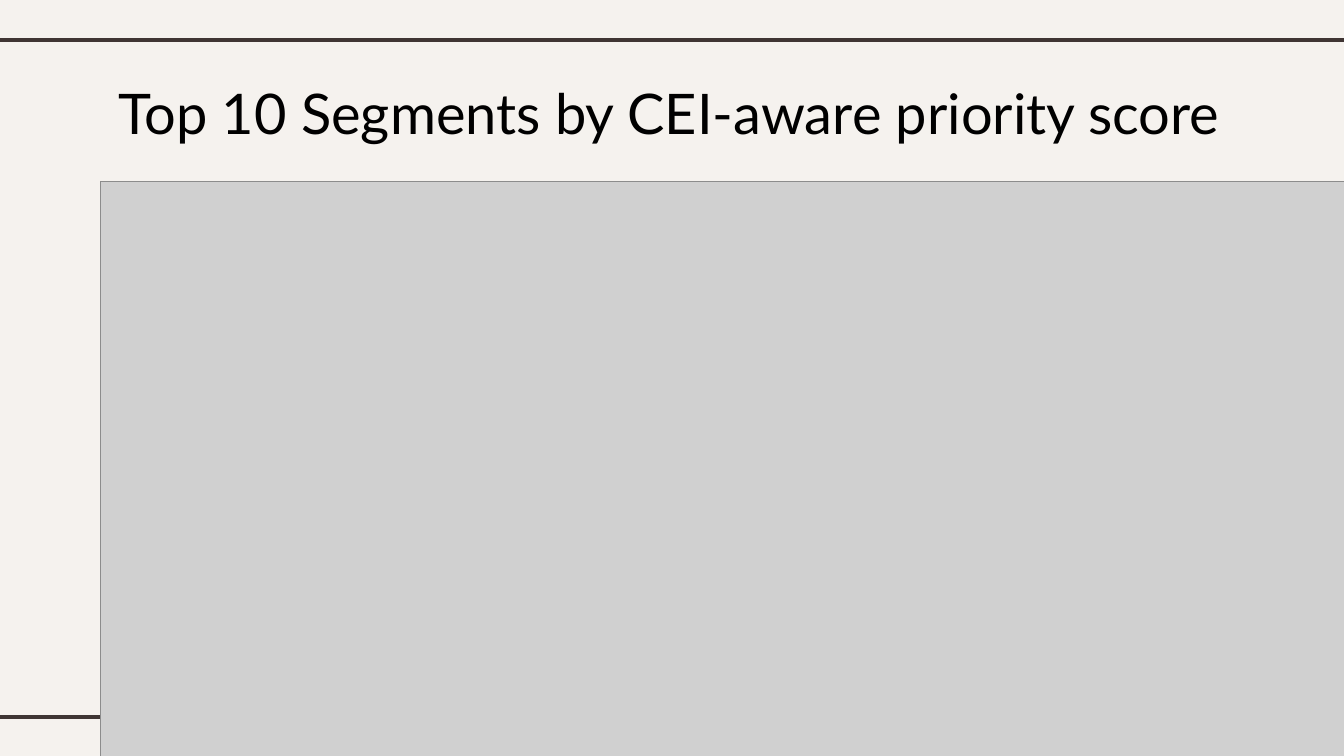
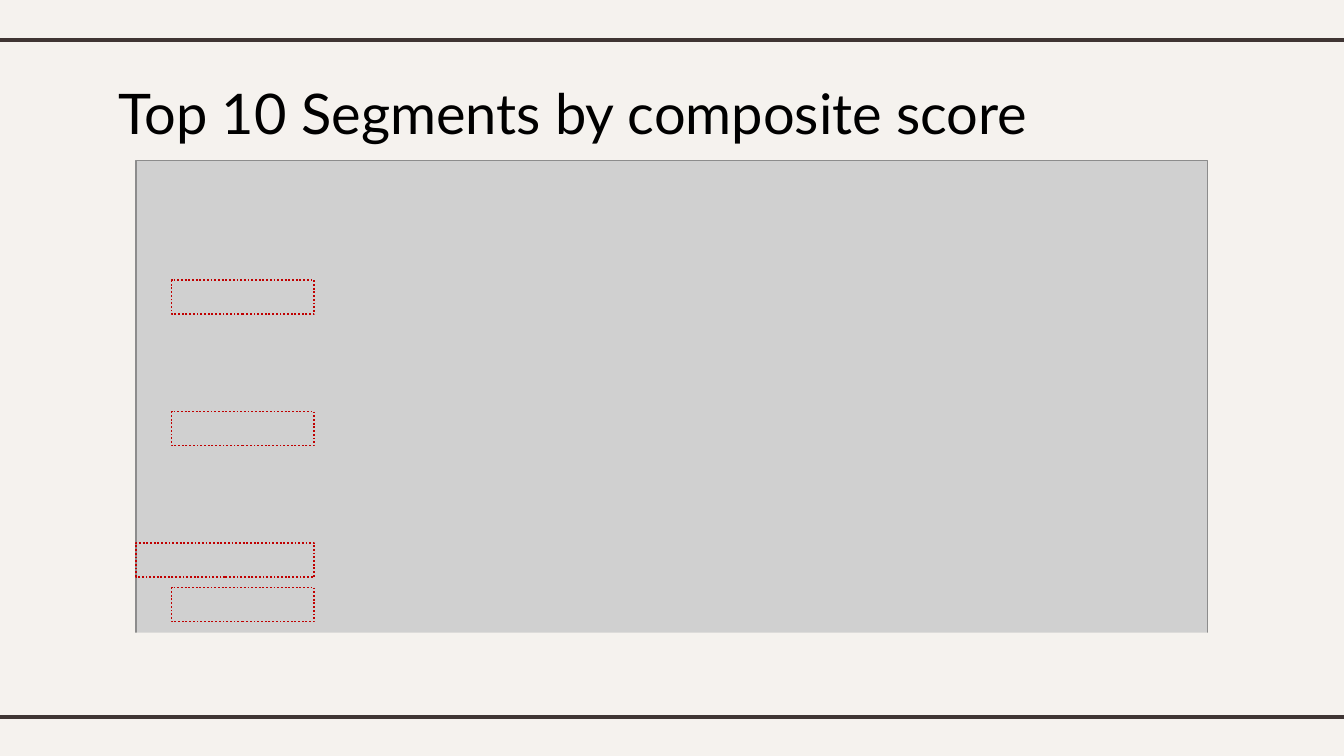
Before and after one commit to dtarek41/montgomery-crash-safety-capstone, a slide deck: slide 23 of deliverables/montgomery_crash_safety_presentation.pptx. Drawn at 1344x756 pixels with LibreOffice and Linux fonts; fonts in the diff are those of the drawing; grey boxes stand for pictures. Boxes give left, top, right and bottom in pixels: in the first picture for what was removed or moved away, otherwise in the second. Text is boxed around its words. In the diff, an @@ line names an element or a change of style, - is before the commit and + after.

```diff
--- a/deliverables/montgomery_crash_safety_presentation.pptx
+++ b/deliverables/montgomery_crash_safety_presentation.pptx
@@ title at [118, 92, 1027, 145]: text changed @@
-Top 10 Segments by CEI-aware priority score
+Top 10 Segments by composite score
@@ picture added at [136, 161, 1207, 691] @@
@@ picture removed at [101, 181, 1344, 756] @@
@@ rectangle added at [172, 280, 314, 313], outline #C00000 1 pt dashed @@
@@ rectangle added at [172, 411, 314, 445], outline #C00000 1 pt dashed @@
@@ rectangle added at [136, 543, 314, 577], outline #C00000 1 pt dashed @@
@@ rectangle added at [172, 587, 314, 621], outline #C00000 1 pt dashed @@
@@ rectangle added at [106, 633, 1305, 700], fill #F5F2EE @@
```
Also in this commit, not shown: 12 other slides changed, 2 slides added, 2 slides removed, 31 other files.
